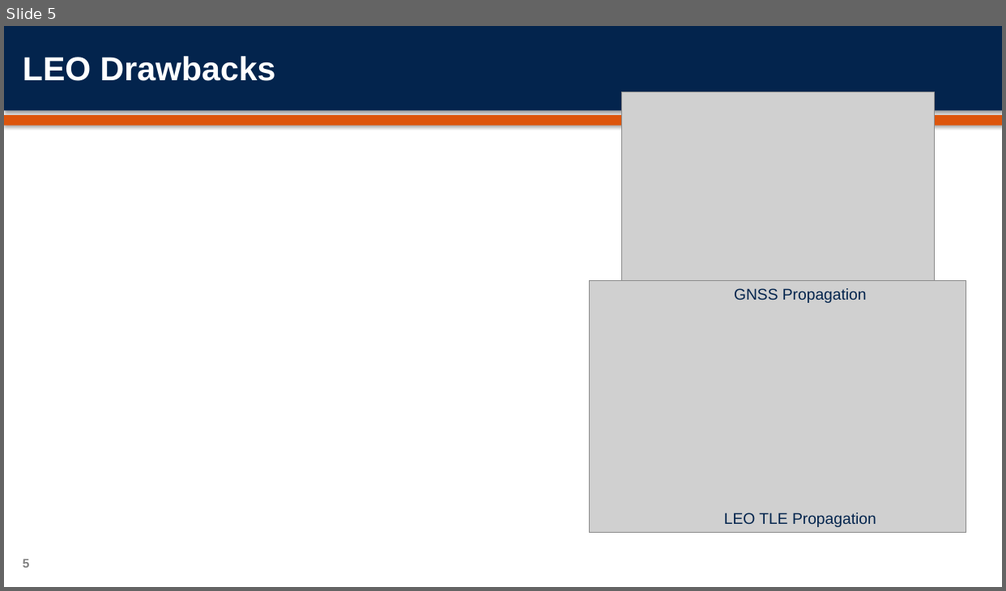
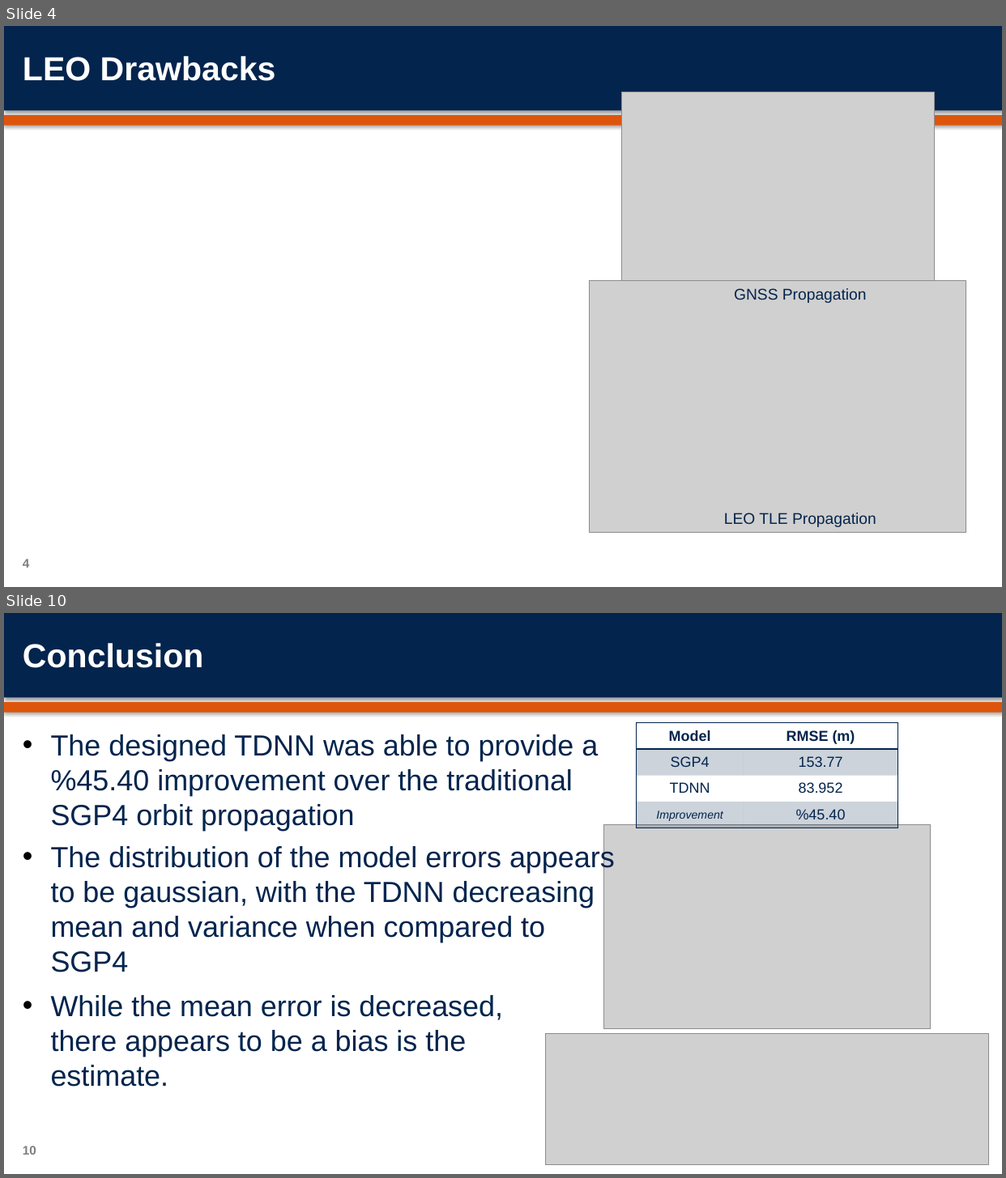
Before and after one commit to orenmillerrr/COMP-6600---Final-Project, a slide deck: submissions/presentation/Miller_Zins_Presentation.pptx. Shown one above the other, each under a label of ours: slide 5 before the commit, slides 4 and 10 after it; the slides between them are not shown. The pictures are 1006x591 and 1006x1178 pixels, drawn with LibreOffice and Linux fonts; fonts in the diff are those of the drawing; grey boxes stand for pictures; background and template pictures are left out. Boxes give left, top, right and bottom in pixels: in the first picture for what was removed or moved away, otherwise in the second. Text is boxed around its words. In the diff, an @@ line names an element or a change of style, - is before the commit and + after.

```diff
--- a/submissions/presentation/Miller_Zins_Presentation.pptx
+++ b/submissions/presentation/Miller_Zins_Presentation.pptx
@@ slide 10 added at (4,613,1002,1174), background #FFFFFF; not listed: 2 template elements that a slide beside it also shows @@
@@ title added at (23,643,203,668), 32 pt, text #FFFFFF, bold @@
+Conclusion
@@ table added at (637,723,898,828), 4 rows, 2 columns @@
+Model | RMSE (m)
+SGP4 | 153.77
+TDNN | 83.952
+Improvement | %45.40
@@ text added at (51,735,615,973), 28 pt, text #03244D @@
+• The designed TDNN was able to provide a %45.40 improvement over the traditional SGP4 orbit propagation
+• The distribution of the model errors appears to be gaussian, with the TDNN decreasing mean and variance when compared to SGP4
@@ picture added at (603,825,931,1029) @@
@@ text added at (51,995,503,1087), 28 pt, text #03244D @@
+• While the mean error is decreased, there appears to be a bias is the estimate.
@@ picture added at (545,1034,989,1165) @@
@@ rectangle added at (867,1056,995,1170), fill #FFFFFF @@
@@ page number added at (23,1146,36,1155), 12 pt, text #7F7F7F, bold @@
+10
@@ what was slide 5 is now slide 4 @@
@@ page number at (23,559,30,568): text changed @@
-5
+4
```
Also in this commit, not shown: 6 slides changed, 2 other slides added, 3 slides removed, 21 other files.
